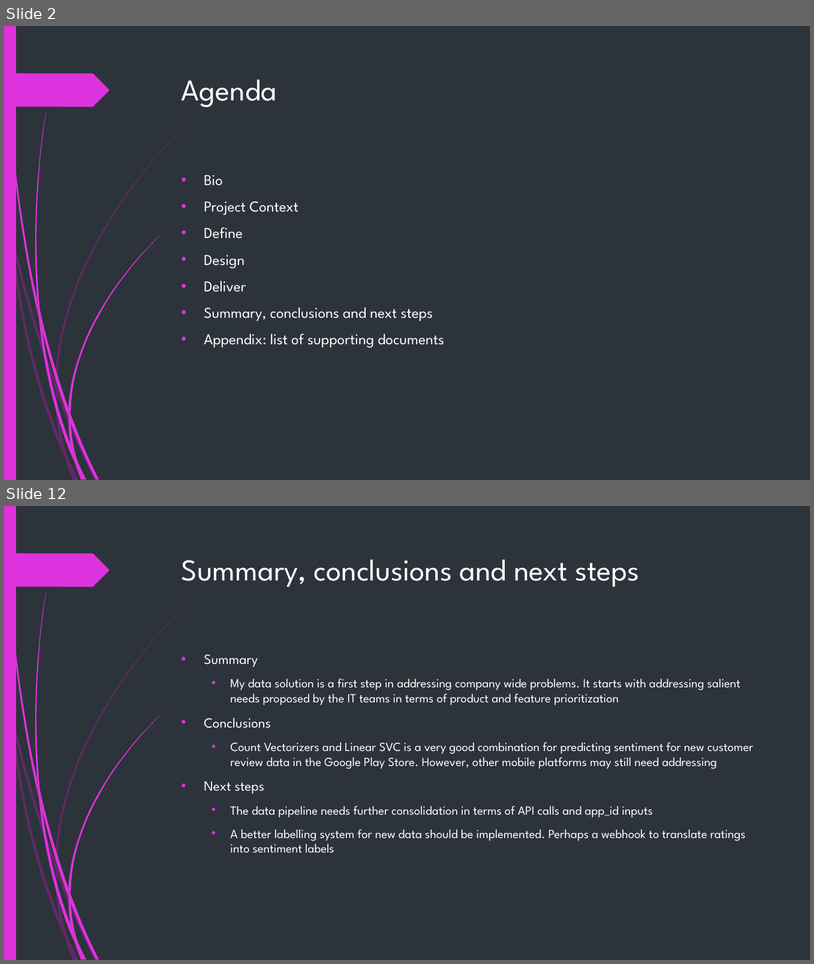
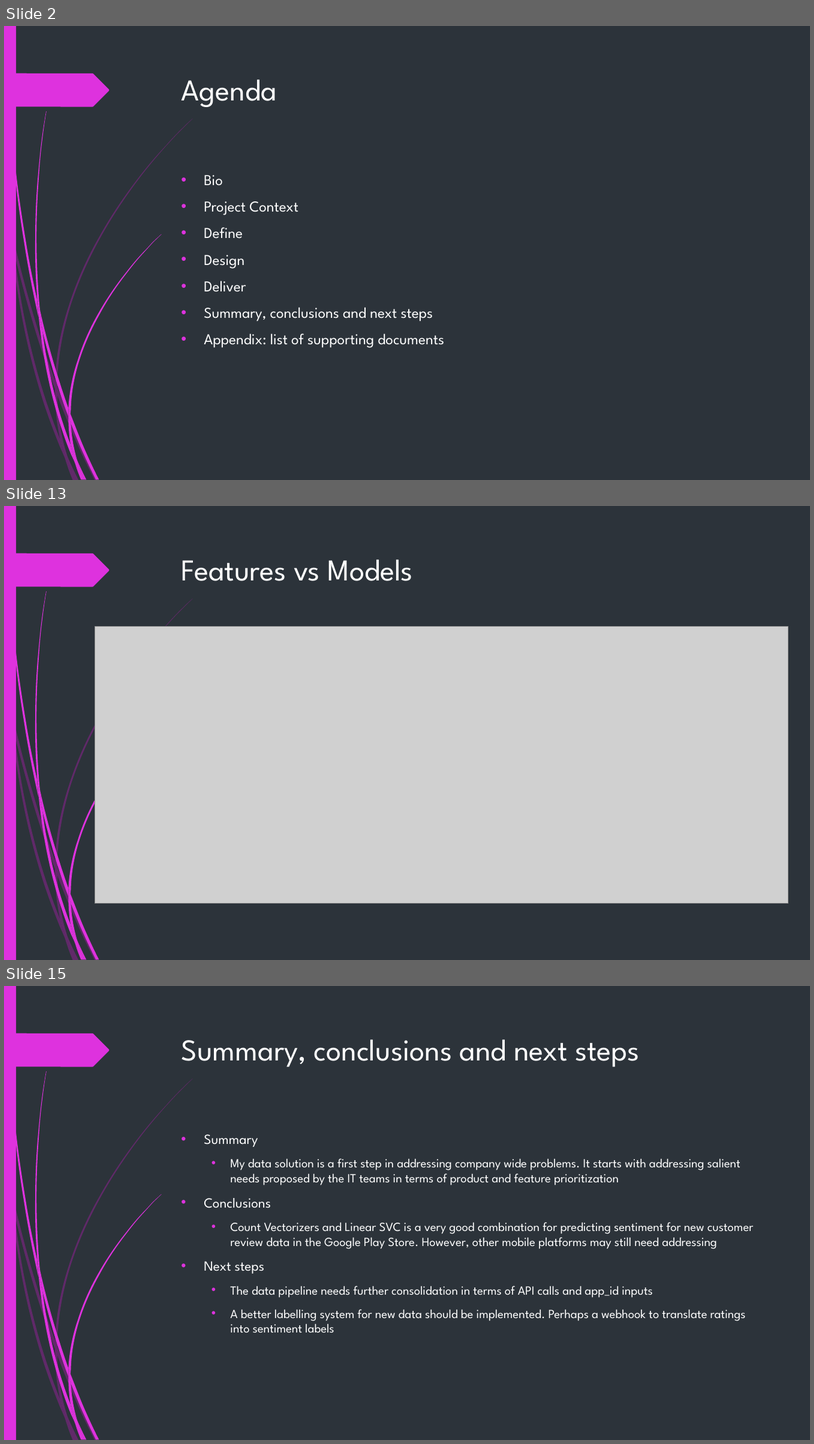
Before and after one commit to isaackarwailow/capstone-project, a slide deck: Capstone Project 2021.pptx. Shown one above the other, each under a label of ours: slides 2 and 12 before the commit, slides 2, 13 and 15 after it; the slides between them are not shown. The pictures are 814x964 and 814x1444 pixels, drawn with LibreOffice and Linux fonts; fonts in the diff are those of the drawing; grey boxes stand for pictures. Boxes give left, top, right and bottom in pixels: in the first picture for what was removed or moved away, otherwise in the second. Text is boxed around its words. In the diff, an @@ line names an element or a change of style, - is before the commit and + after.

```diff
--- a/Capstone Project 2021.pptx
+++ b/Capstone Project 2021.pptx
@@ slide 13 added at [4, 506, 810, 960], background #2C333A; not listed: 24 template elements that a slide beside it also shows @@
@@ title added at [182, 559, 413, 581], 36 pt, text #FFFFFF @@
+Features vs Models
@@ picture added at [95, 627, 789, 903] @@
@@ what was slide 12 is now slide 15 @@
```
Also in this commit, not shown: 8 slides changed, 4 other slides added, 2 slides removed.
